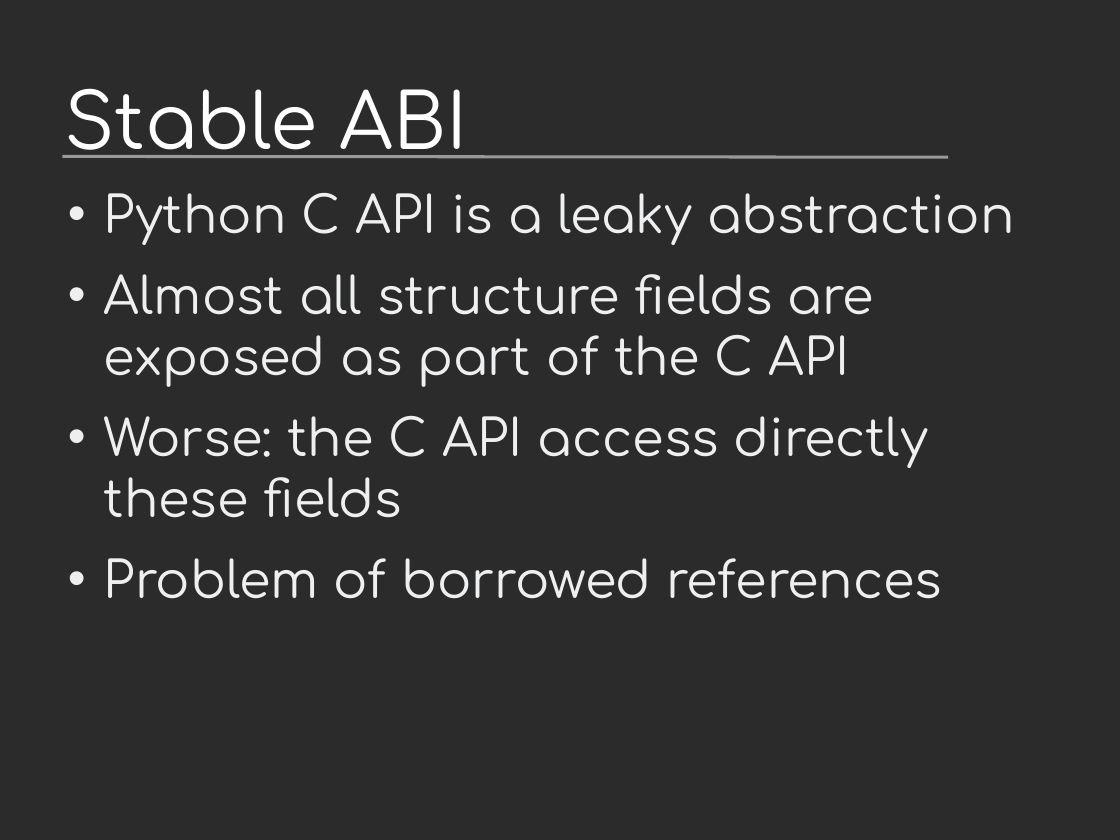
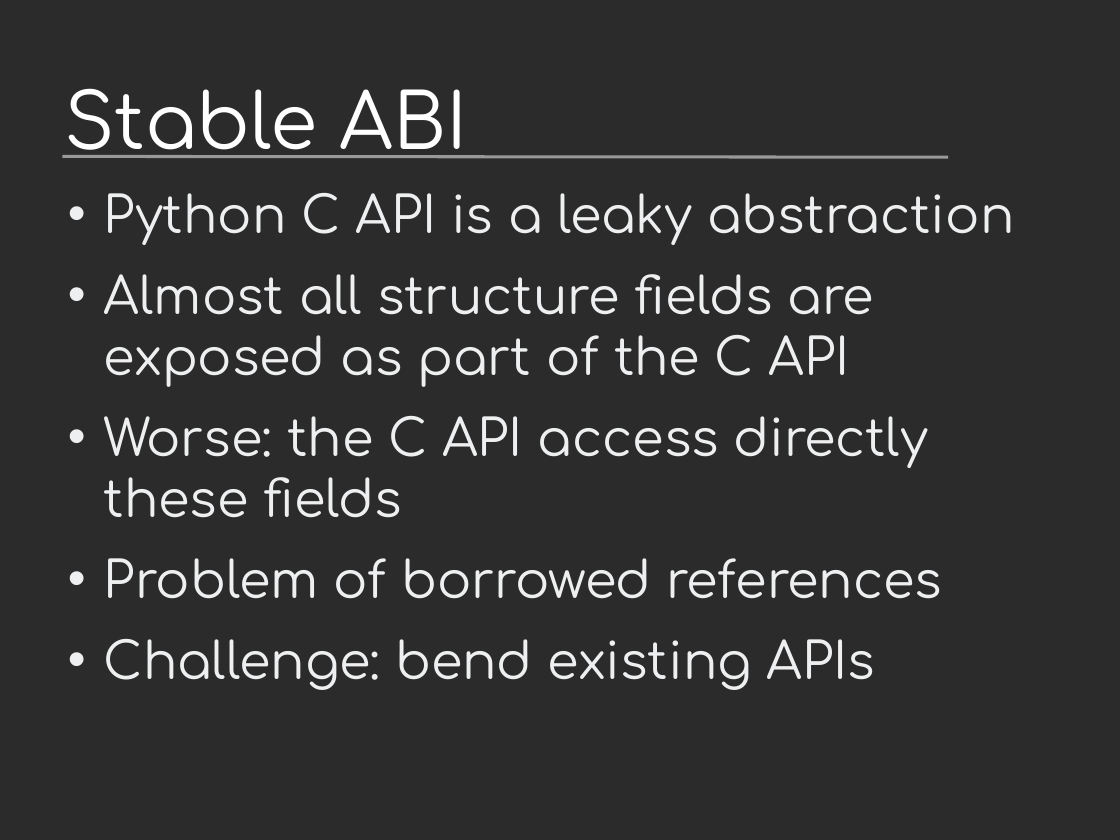
Before and after one commit to vstinner/talks, a slide deck: slide 31 of 2019-EuroPython/python_performance.odp. Drawn at 1120x840 pixels with LibreOffice and Linux fonts; fonts in the diff are those of the drawing; background and template pictures are left out; a plain dark background stands for a picture behind light text. Boxes give left, top, right and bottom in pixels: in the first picture for what was removed or moved away, otherwise in the second. Text is boxed around its words. In the diff, an @@ line names an element or a change of style, - is before the commit and + after.

```diff
--- a/2019-EuroPython/python_performance.odp
+++ b/2019-EuroPython/python_performance.odp
@@ text at (104, 639, 875, 690): paragraph added @@
+• Challenge: bend existing APIs
```
Also in this commit, not shown: 12 other slides changed, 7 slides added, 2 slides removed.
